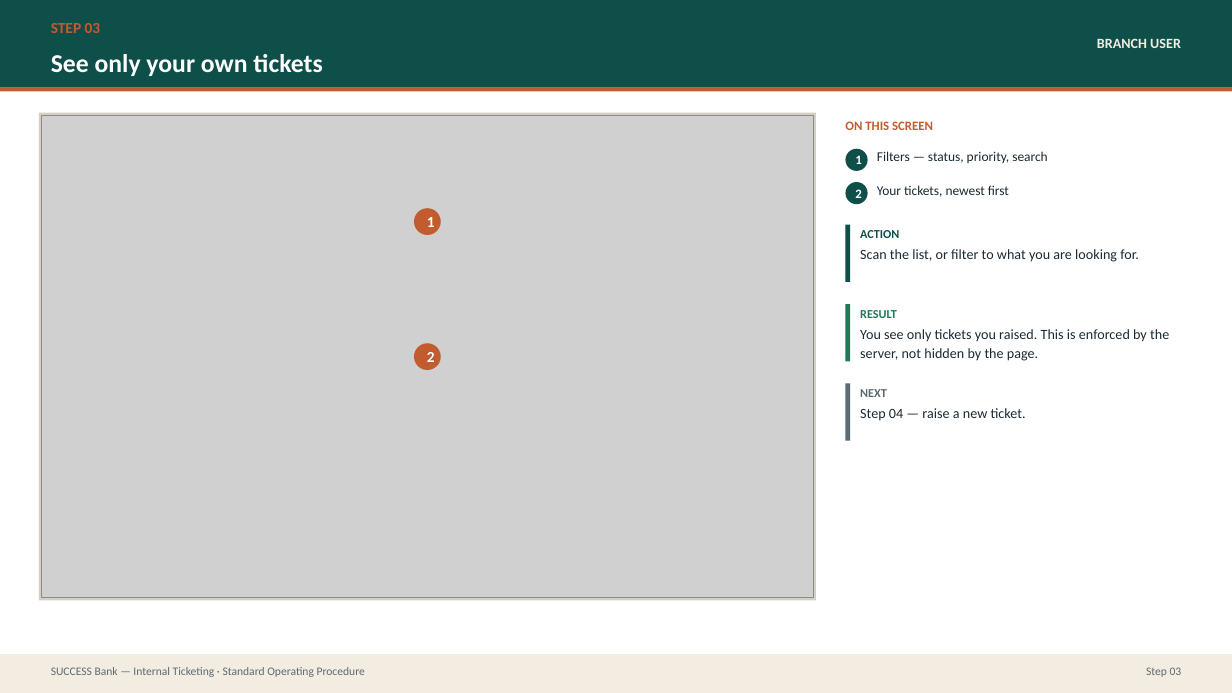
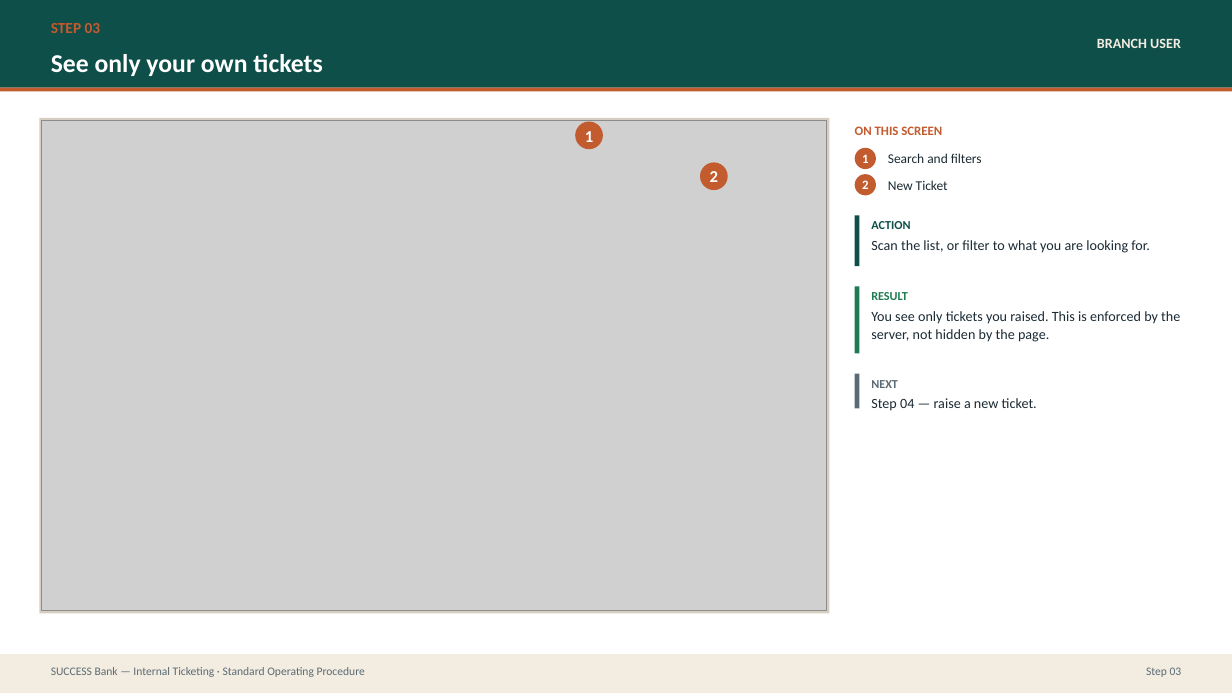
Before and after one commit to prajwal-patil-hub/Internal-Banking-Ticketing-System, a slide deck: slide 14 of docs/sop/SUCCESS-Bank-Ticketing-SOP.pptx. Drawn at 1232x693 pixels with LibreOffice and Linux fonts; fonts in the diff are those of the drawing; grey boxes stand for pictures. Boxes give left, top, right and bottom in pixels: in the first picture for what was removed or moved away, otherwise in the second. Text is boxed around its words. In the diff, an @@ line names an element or a change of style, - is before the commit and + after.

```diff
--- a/docs/sop/SUCCESS-Bank-Ticketing-SOP.pptx
+++ b/docs/sop/SUCCESS-Bank-Ticketing-SOP.pptx
@@ rectangle: place and size @@
-rectangle at (39, 113, 816, 601)
+rectangle at (39, 117, 829, 613)
@@ picture: place and size @@
-picture at (42, 116, 813, 598)
+picture at (42, 120, 827, 611)
@@ ellipse "1": place and size @@
-ellipse "1" at (414, 208, 441, 235)
+ellipse "1" at (576, 122, 604, 150)
@@ ellipse "1" at (576, 122, 604, 150): size 12 to 13 pt @@
@@ text "ON THIS SCREEN": place and size @@
-text "ON THIS SCREEN" at (845, 121, 933, 130)
+text "ON THIS SCREEN" at (855, 126, 942, 135)
@@ ellipse "1": place and size @@
-ellipse "1" at (846, 149, 868, 171)
+ellipse "1" at (855, 148, 876, 169)
@@ ellipse "1" at (855, 148, 876, 169): fill #0E4F4A to #C25B2E @@
@@ ellipse "2" at (701, 163, 728, 190): size 12 to 13 pt @@
@@ ellipse "2": place and size @@
-ellipse "2" at (414, 343, 441, 370)
+ellipse "2" at (701, 163, 728, 190)
@@ ellipse "2" at (855, 175, 876, 196): fill #0E4F4A to #C25B2E @@
@@ ellipse "2": place and size @@
-ellipse "2" at (846, 182, 868, 204)
+ellipse "2" at (855, 175, 876, 196)
@@ text at (888, 153, 982, 163): text changed @@
-Filters — status, priority, search
+Search and filters
@@ text at (888, 180, 948, 190): text changed @@
-Your tickets, newest first
+New Ticket
@@ rectangle: place and size @@
-rectangle at (846, 225, 850, 282)
+rectangle at (855, 215, 860, 266)
@@ text "ACTION": place and size @@
-text "ACTION" at (860, 230, 899, 238)
+text "ACTION" at (871, 221, 910, 229)
@@ text "Scan the list, or filter ...": place and size @@
-text "Scan the list, or filter ..." at (860, 249, 1139, 262)
+text "Scan the list, or filter ..." at (871, 240, 1150, 253)
@@ rectangle: place and size @@
-rectangle at (846, 304, 850, 361)
+rectangle at (855, 287, 860, 353)
@@ text "RESULT": place and size @@
-text "RESULT" at (860, 310, 897, 318)
+text "RESULT" at (871, 292, 908, 300)
@@ text "You see only tickets you ...": place and size @@
-text "You see only tickets you ..." at (860, 329, 1169, 361)
+text "You see only tickets you ..." at (871, 311, 1180, 342)
@@ rectangle: place and size @@
-rectangle at (846, 384, 850, 441)
+rectangle at (855, 373, 860, 409)
@@ text "NEXT": place and size @@
-text "NEXT" at (860, 389, 887, 397)
+text "NEXT" at (871, 380, 898, 388)
@@ line spacing 1.15 to 1.08 in 3 elements at (871, 311, 1180, 342), (871, 240, 1150, 253), (871, 398, 1037, 411) @@
@@ text "Step 04 — raise a ...": place and size @@
-text "Step 04 — raise a ..." at (860, 408, 1026, 421)
+text "Step 04 — raise a ..." at (871, 398, 1037, 411)
```
Also in this commit, not shown: 26 other slides changed, 30 other files.
